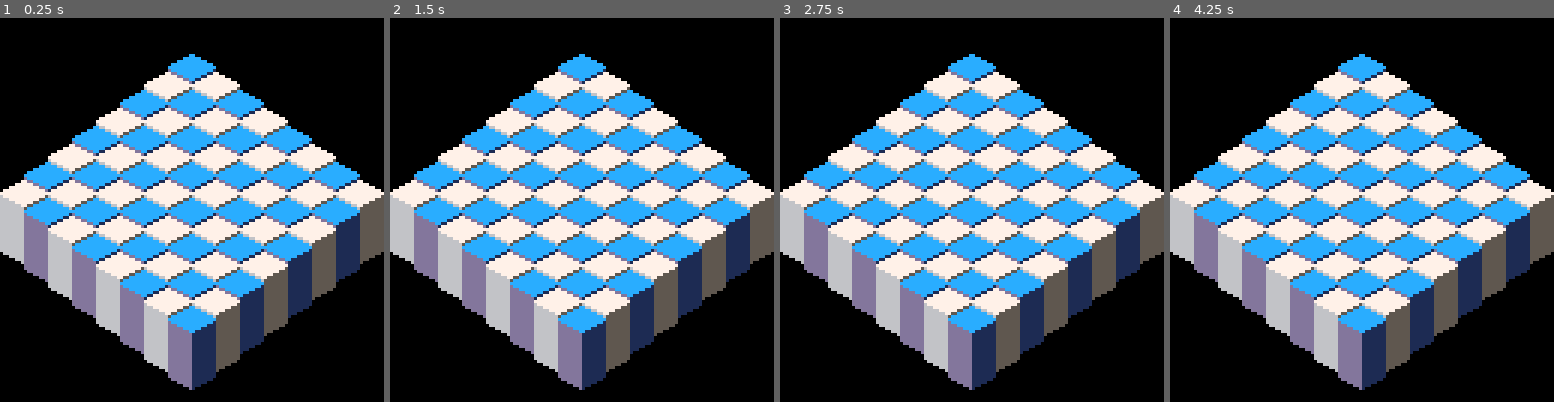
Above: before the commit, frames 1-4 (left to right).
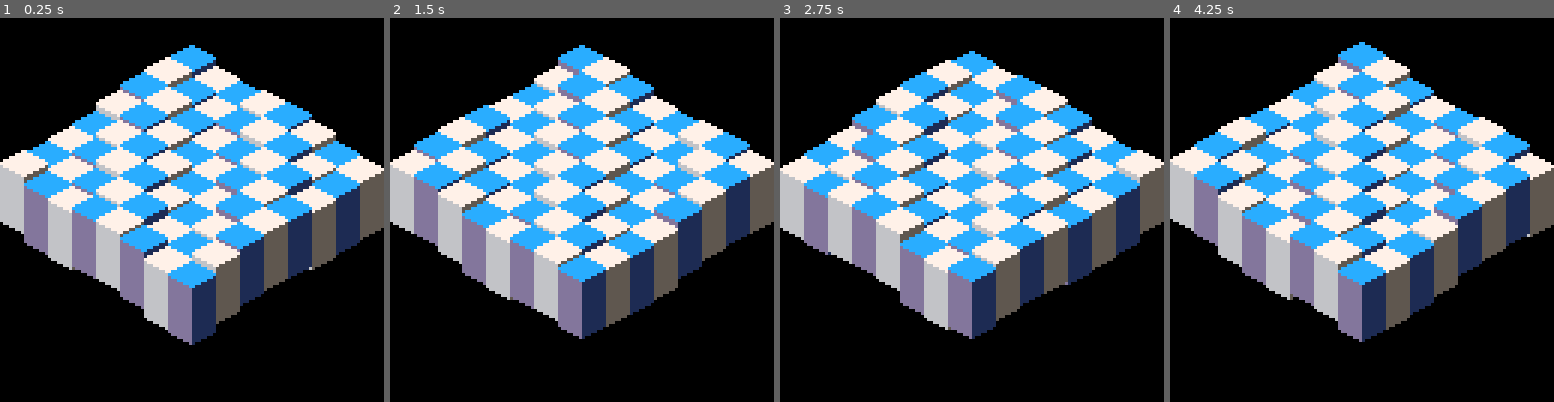
Above: after the commit, the same moments.

Repository: erwinbonsma/BumbleBotsPico8
Game: PICO-8 cartridge rolmops.p8
The game is run twice, just before and just after one commit, with the same random seed, the same clock (stepped at 60 frames per second) and the same inputs.
Inputs:
- Up to frame 1 (0.25 s): no input
- Up to frame 2 (1.5 s): no input
- Up to frame 3 (2.75 s): no input
- Up to frame 4 (4.25 s): no input

The runs differ from the first frame. In frame 1, 37% of the frame differs, in the area x 0-100%, y 7-97%; in frame 2, 37%; in frame 3, 37%; in frame 4, 37%, in the area x 0-100%, y 6-97%.

Commit message:
Added movement of map
Used single hardcoded directional wave.

Diff:
--- a/rolmops.p8
+++ b/rolmops.p8
@@ -5,9 +5,28 @@
  local me={}
  me.col=_col
  me.row=_row
- local wave=0
  local height0=0
  me.height=0
+
+ me.setwave=function(_wave)
+  me.height=height0+_wave
+ end
+
+ return me
+end
+
+function dirwave_fun(angle)
+ local me={}
+ local dx=cos(angle)
+ local dy=sin(angle)
+ local p=90 -- period
+ local a=2  -- amplitude
+ local w=4  -- wavelength
+
+ me.eval=function(x,y)
+  local d=x*dx+y*dy
+  return sin(d/w-clock/p)*a
+ end
 
  return me
 end
@@ -18,11 +37,26 @@
  me.ncol=8
  me.nrow=8
  me.units={}
+ me.functions={}
 
  for c=1,me.ncol do
   me.units[c]={}
   for r=1,me.nrow do
    me.units[c][r]=map_unit(c,r)
+  end
+ end
+
+ me.functions[1]=dirwave_fun(0.10)
+
+ me.update=function()
+  for c=1,me.ncol do
+   for r=1,me.nrow do
+    local w=0
+    for i=1,#me.functions do
+     w+=me.functions[i].eval(c,r)
+    end
+    me.units[c][r].setwave(w)
+   end
   end
  end
 
@@ -69,7 +103,7 @@
    for j=1,#units do
     unit=units[j]
     x=(unit.col-unit.row)*8+56
-    y=(unit.col+unit.row)*6
+    y=(unit.col+unit.row)*5
       -unit.height
     spr(0,x,y,2,4)
    end
@@ -83,8 +117,14 @@
  mapview.draw()
 end
 
-mapmdl=map_model()
-mapview=map_view(mapmdl)
+function _update()
+ clock+=1
+ mapmodel.update()
+end
+
+mapmodel=map_model()
+mapview=map_view(mapmodel)
+clock=0
 __gfx__
 00000007700000000000000000000000000000000000000000000000000000000000000000000000000000000000000000000000000000000000000000000000
 00000777777000000000000000000000000000000000000000000000000000000000000000000000000000000000000000000000000000000000000000000000
